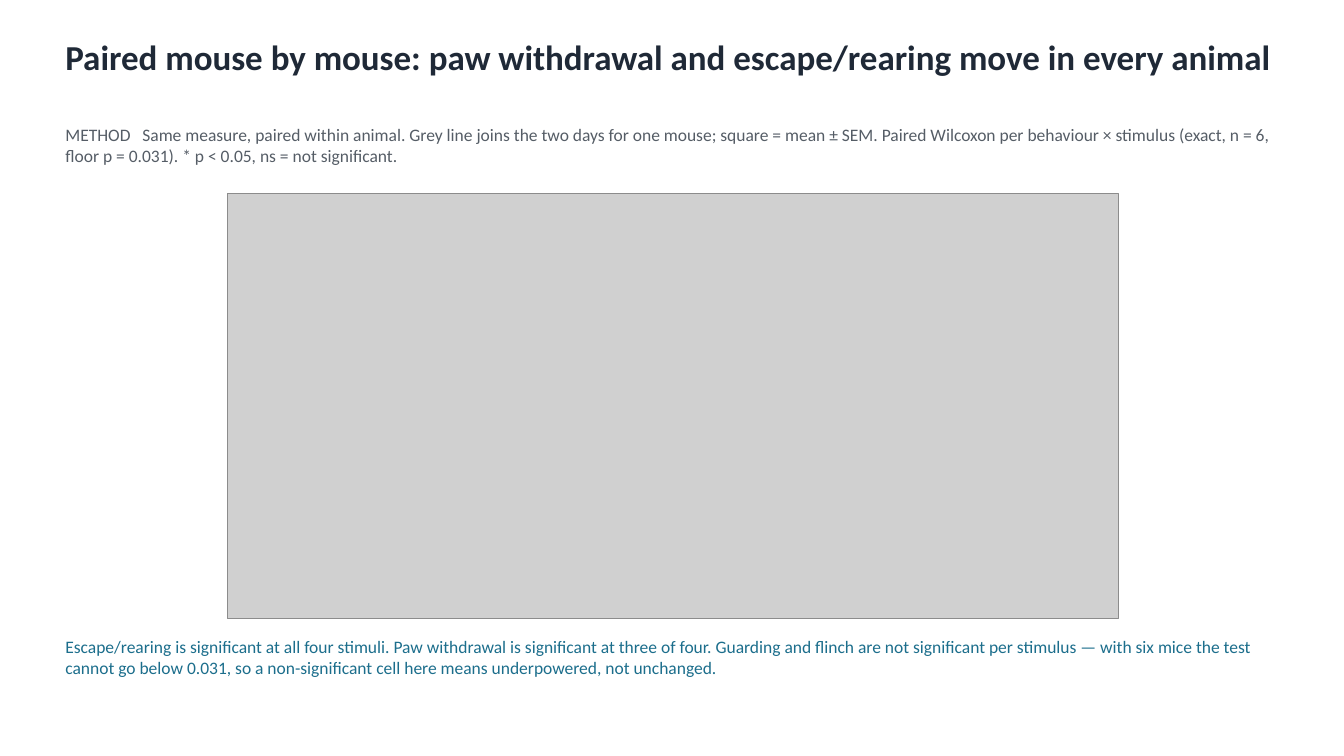
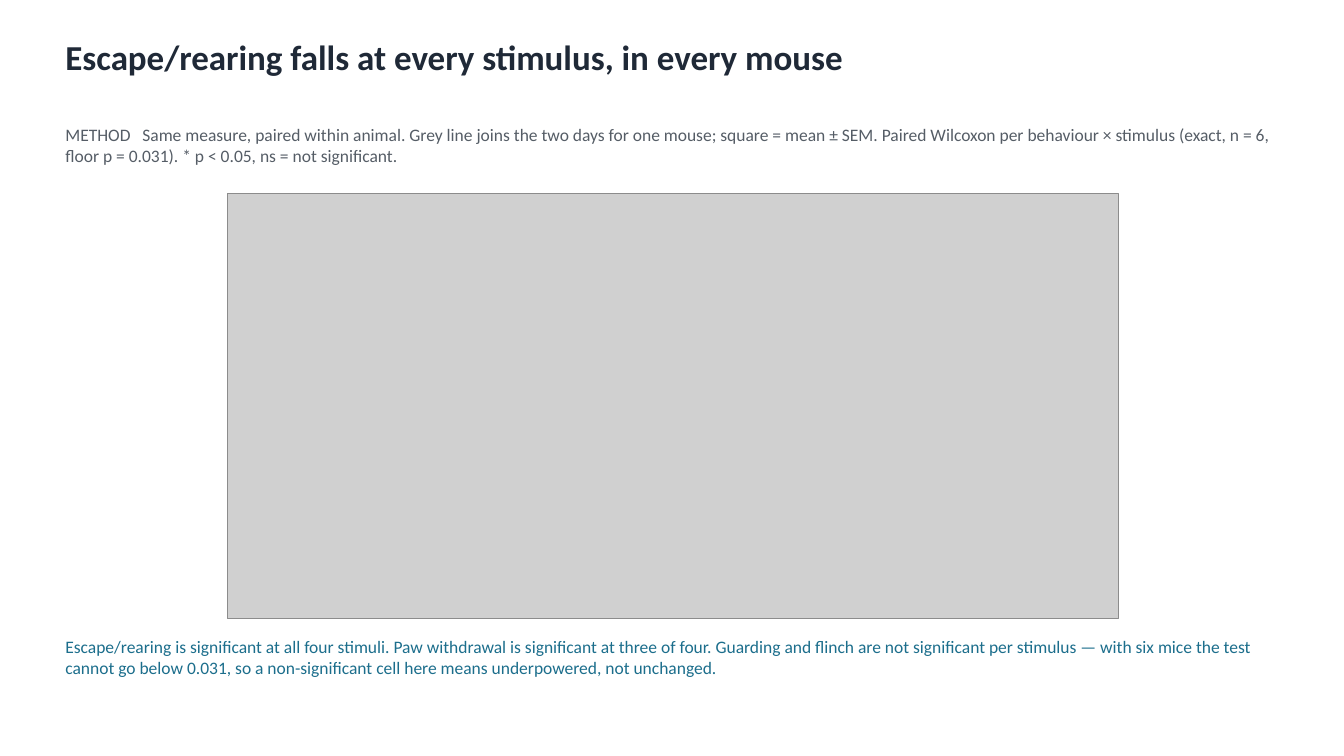
Before and after one commit to limserenahansol/painassay_withdrug, a slide deck: slide 4 of slides/mini1p_SBI553_FINAL_2026-09-03_v2.pptx. Drawn at 1344x756 pixels with LibreOffice and Linux fonts; fonts in the diff are those of the drawing; grey boxes stand for pictures. Boxes give left, top, right and bottom in pixels: in the first picture for what was removed or moved away, otherwise in the second. Text is boxed around its words. In the diff, an @@ line names an element or a change of style, - is before the commit and + after.

```diff
--- a/slides/mini1p_SBI553_FINAL_2026-09-03_v2.pptx
+++ b/slides/mini1p_SBI553_FINAL_2026-09-03_v2.pptx
@@ text at box(65, 45, 842, 76): text changed @@
-Paired mouse by mouse: paw withdrawal and escape/rearing move in every animal
+Escape/rearing falls at every stimulus, in every mouse
```
Also in this commit, not shown: 4 other slides changed, 2 other files.
